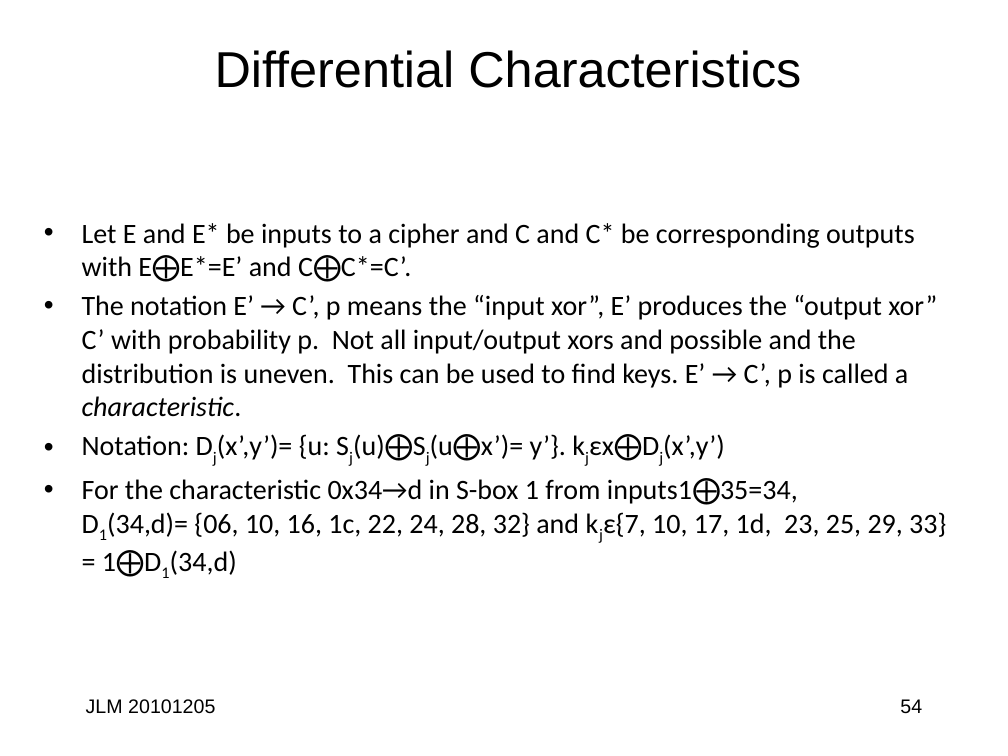
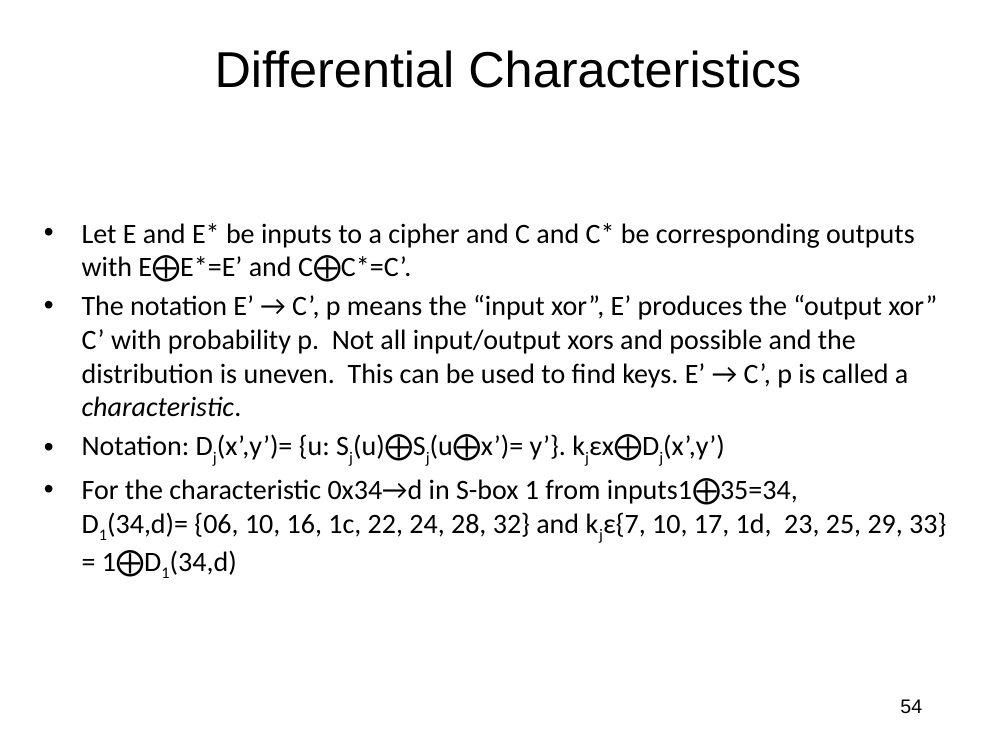
Before and after one commit to jlmucb/class_notes, a slide deck: slide 54 of BerkeleyClass/CS290Spring2013/Lectures/Cryptoclass3.pptx. Drawn at 1008x756 pixels with LibreOffice and Linux fonts; fonts in the diff are those of the drawing. Boxes give left, top, right and bottom in pixels: in the first picture for what was removed or moved away, otherwise in the second. Text is boxed around its words. In the diff, an @@ line names an element or a change of style, - is before the commit and + after.

```diff
--- a/BerkeleyClass/CS290Spring2013/Lectures/Cryptoclass3.pptx
+++ b/BerkeleyClass/CS290Spring2013/Lectures/Cryptoclass3.pptx
@@ text removed at (x1=86, y1=699, x2=215, y2=714) @@
-JLM 20101205
```
Also in this commit, not shown: 8 other slides changed, 1 other file.
